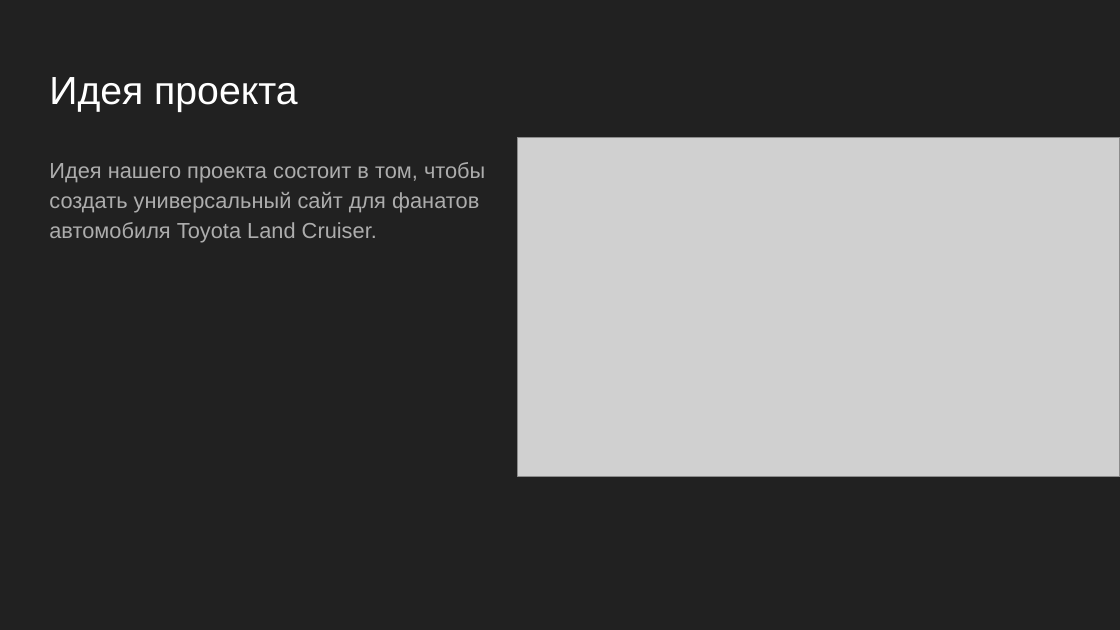
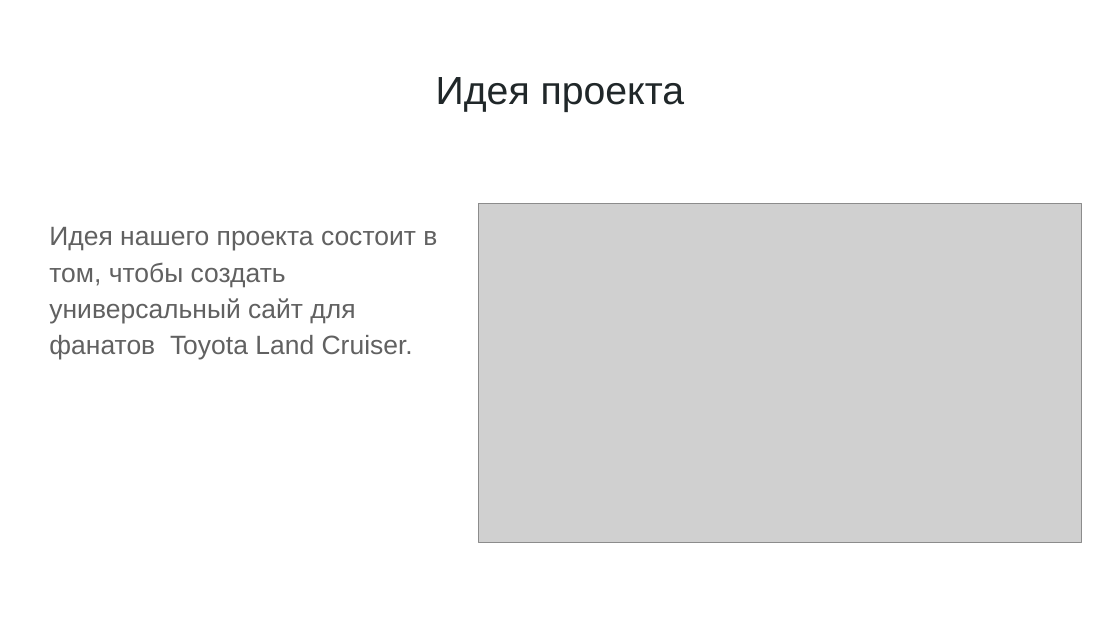
Before and after one commit to MZolotovitskiy/TLC-Club, a slide deck: slide 2 of docs/TLC-Club.pptx. Drawn at 1120x630 pixels with LibreOffice and Linux fonts; fonts in the diff are those of the drawing; grey boxes stand for pictures. Boxes give left, top, right and bottom in pixels: in the first picture for what was removed or moved away, otherwise in the second. Text is boxed around its words. In the diff, an @@ line names an element or a change of style, - is before the commit and + after.

```diff
--- a/docs/TLC-Club.pptx
+++ b/docs/TLC-Club.pptx
@@ background #212121 to #FFFFFF @@
@@ title "Идея проекта" at bbox=[436, 77, 684, 112]: text colour #FFFFFF to #202729; alignment left to centre @@
@@ picture: place and size @@
-picture at bbox=[517, 137, 1120, 476]
+picture at bbox=[479, 203, 1082, 542]
@@ text at bbox=[49, 227, 437, 360]: text changed; size 14 to 17 pt; text colour #ADADAD to #616161 @@
-Идея нашего проекта состоит в том, чтобы создать универсальный сайт для фанатов автомобиля Toyota Land Cruiser.
+Идея нашего проекта состоит в том, чтобы создать универсальный сайт для фанатов Toyota Land Cruiser.
```
Also in this commit, not shown: 3 other slides changed, 1 slide added, 4 other files.
